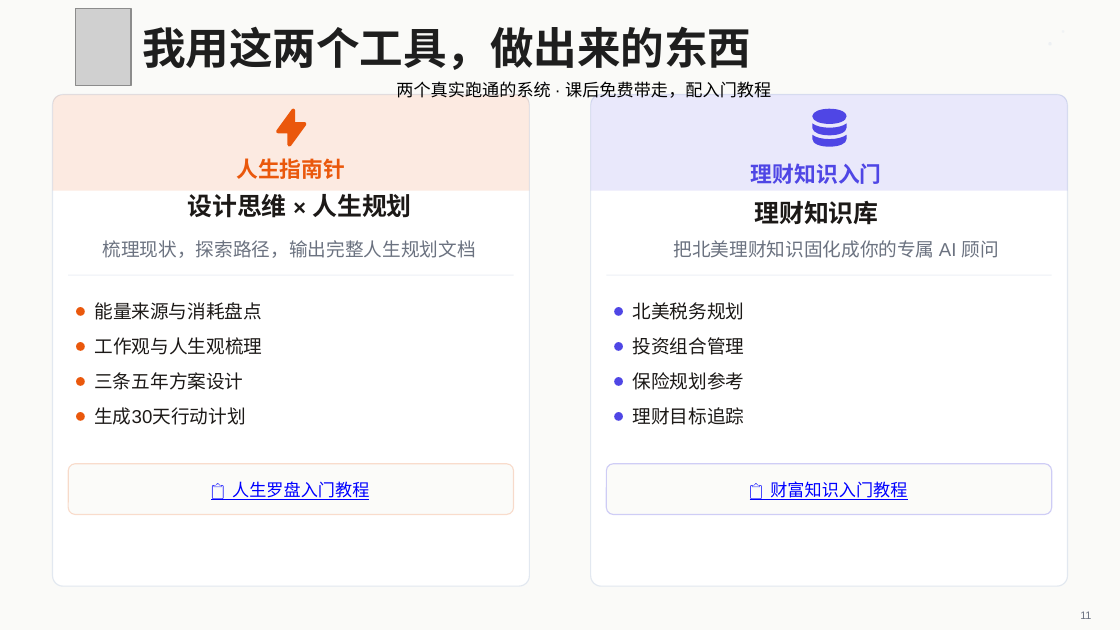
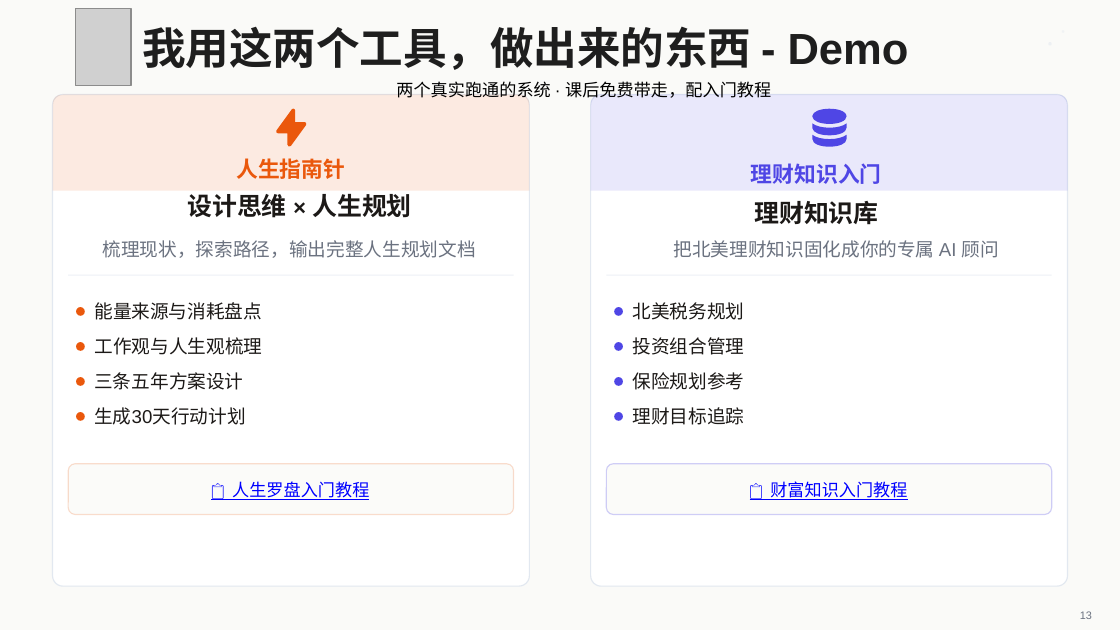
Before and after one commit to austinxyz/course-portal, a slide deck: slide 13 of dl/webinar-cowork-code-0806.pptx (slide 11 before the commit). Drawn at 1120x630 pixels with LibreOffice and Linux fonts; fonts in the diff are those of the drawing; grey boxes stand for pictures. Boxes give left, top, right and bottom in pixels: in the first picture for what was removed or moved away, otherwise in the second. Text is boxed around its words. In the diff, an @@ line names an element or a change of style, - is before the commit and + after.

```diff
--- a/dl/webinar-cowork-code-0806.pptx
+++ b/dl/webinar-cowork-code-0806.pptx
@@ text at bbox=[142, 27, 909, 70]: text changed @@
-我用这两个工具，做出来的东西
+我用这两个工具，做出来的东西 - Demo
@@ text at bbox=[1080, 611, 1092, 619]: text changed @@
-11
+13
```
Also in this commit, not shown: 14 other slides changed, 2 slides added, 4 other files.
